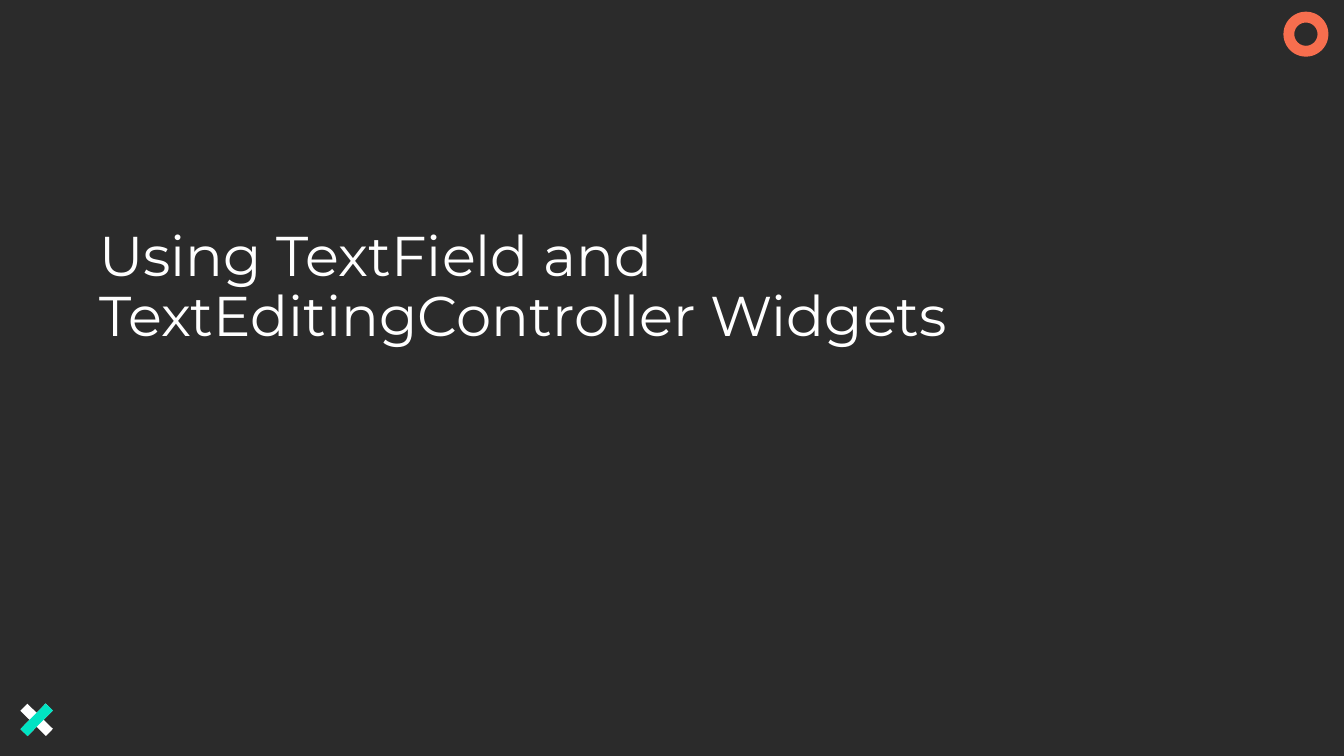
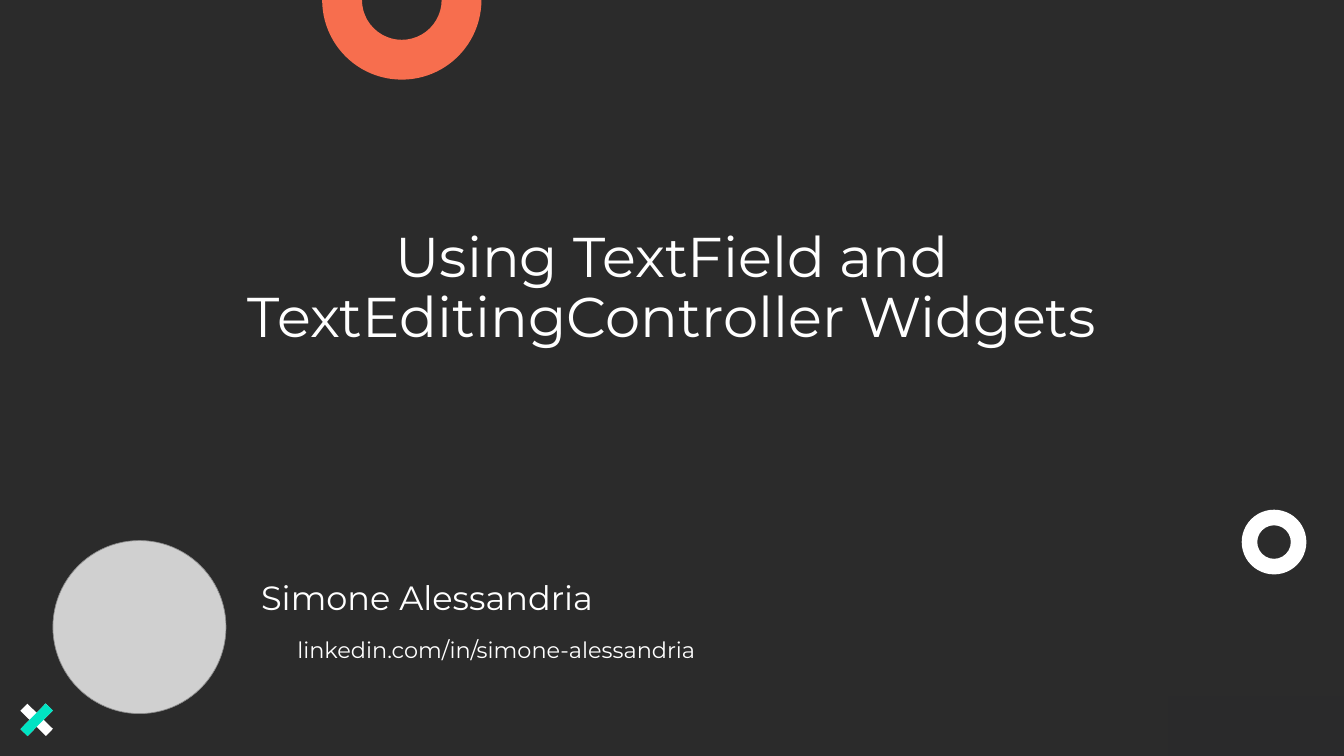
Before and after one commit to droidcon-academy/flutter-adding-interactivity, a slide deck: slide 1 of slides/s2-using-textfield-slides/s2-using-textfield.pptx. Drawn at 1344x756 pixels with LibreOffice and Linux fonts; fonts in the diff are those of the drawing; grey boxes stand for pictures; background and template pictures are left out. Boxes give left, top, right and bottom in pixels: in the first picture for what was removed or moved away, otherwise in the second. Text is boxed around its words. In the diff, an @@ line names an element or a change of style, - is before the commit and + after.

```diff
--- a/slides/s2-using-textfield-slides/s2-using-textfield.pptx
+++ b/slides/s2-using-textfield-slides/s2-using-textfield.pptx
@@ arch (boxed as its full ring) added at (322,0,481,79), fill #F76E4E @@
@@ donut removed at (1284,11,1329,56) @@
@@ title "Using TextField and TextEditingController Widgets": place and size @@
-title "Using TextField and TextEditingController Widgets" at (99,234,948,347)
+title "Using TextField and TextEditingController Widgets" at (248,235,1096,348)
@@ title "Using TextField and TextEditingController Widgets" at (248,235,1096,348): alignment left to centre; vertical alignment bottom to middle @@
@@ donut added at (1242,510,1306,575), fill #FFFFFF @@
@@ picture added at (53,540,226,714) @@
@@ text added at (261,585,593,610), 36 pt, text #FFFFFF @@
+Simone Alessandria
@@ text added at (297,639,695,661), 24 pt, text #FFFFFF @@
+linkedin.com/in/simone-alessandria
```
Also in this commit, not shown: 7 other files.
